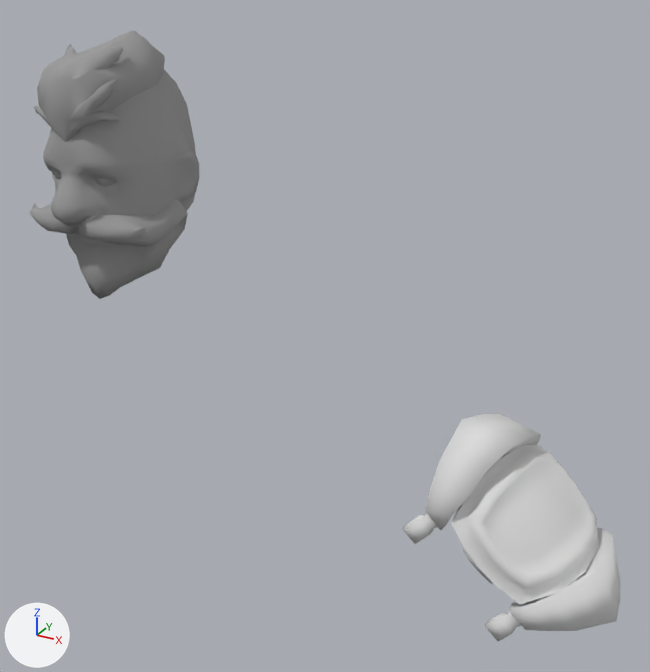
An edit to the FBX model Assets/Tokkun/Characters/Rug/Rug@ZipLineLoop.FBX, drawn before and after from the same camera.
One viewpoint serves both versions: a 50 mm lens placed at (0.89, -1.216, 2.048), pointed at (0.319, -0.179, 1.529). Every picture has the same lights, and +X, +Y and +Z are marked at lower left. Where no turn or scale is listed for an object, it has been applied to the vertices.

The scene before the commit, as lines of its bpy script (objects in view):
```python
me_mesh = bpy.data.meshes.new('Mesh')
me_mesh.from_pydata(...)  # 296 vertices, 280 faces; spans x 0.445..0.753, y -0.377..-0.122, z 0.937..1.234
me_mesh.materials.append(mat_omnitool)  # its picture is missing
me_mesh_001 = bpy.data.meshes.new('Mesh.001')
me_mesh_001.from_pydata(...)  # 719 vertices, 865 faces; spans x -0.106..0.106, y 1.46..1.794, z -0.164..0.102
me_mesh_001.materials.append(mat_body)  # its picture is missing
ob_omnitool = bpy.data.objects.new('Omnitool', me_mesh)
ob_omnitool.location = (0.015, 0.154, 0.182)
ob_rughead = bpy.data.objects.new('RugHead', me_mesh_001)
ob_rughead.location = (0.015, 0.154, 0.182)
ob_rughead.rotation_euler = (1.345, -0.00239, -3.141)  # degrees (77, -0.1, -180)
```
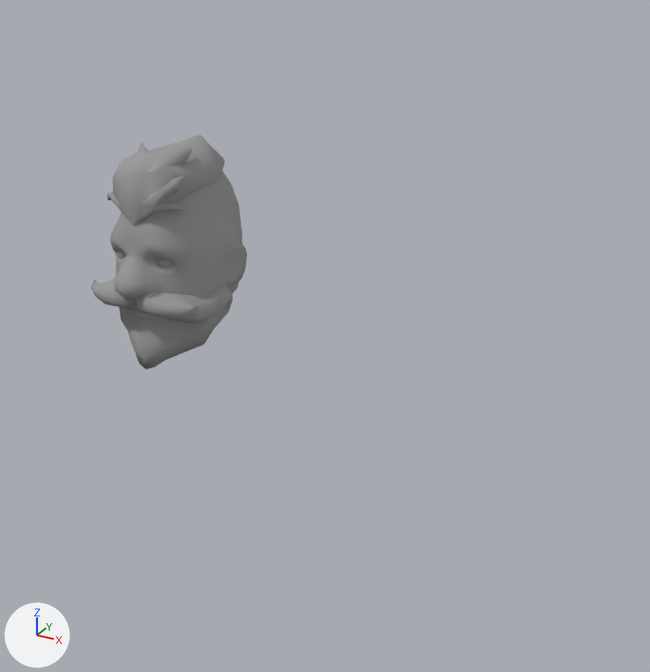
Pixel boxes [x1, y1, x2, y2] of what changed, in the pictures (650 x 672 px):
'RugHead', moved, turned
    before: [30, 30, 199, 299]
    after: [90, 135, 247, 369]
'Omnitool', deleted
    before: [402, 413, 620, 641]

Patch to the scene script:
```diff
--- a/Assets/Tokkun/Characters/Rug/Rug@ZipLineLoop.FBX.py
+++ b/Assets/Tokkun/Characters/Rug/Rug@ZipLineLoop.FBX.py
@@ ob_omnitool @@
-ob_omnitool = bpy.data.objects.new('Omnitool', me_mesh)
-ob_omnitool.location = (0.015, 0.154, 0.182)
@@ ob_rughead @@
 ob_rughead = bpy.data.objects.new('RugHead', me_mesh_001)
-ob_rughead.location = (0.015, 0.154, 0.182)
-ob_rughead.rotation_euler = (1.345, -0.00239, -3.141)  # degrees (77, -0.1, -180)
+ob_rughead.location = (0.018, 0.034, -0.016)
+ob_rughead.rotation_euler = (1.487, -0.00294, 3.141)  # degrees (85, -0.2, 180)
```
